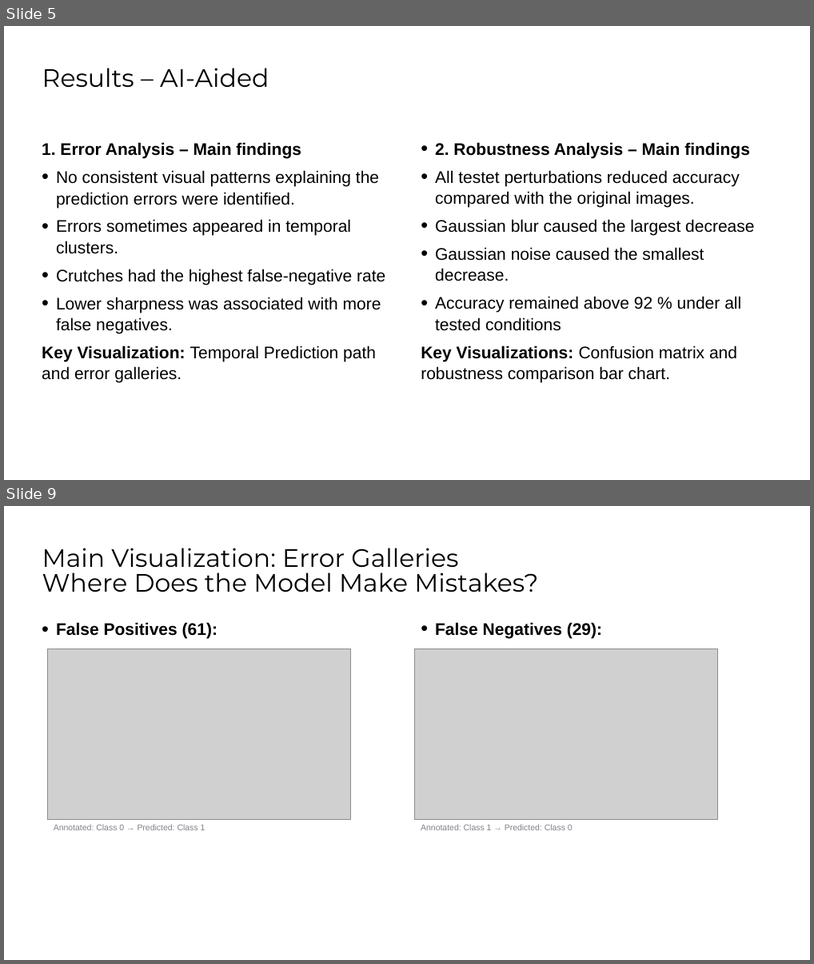
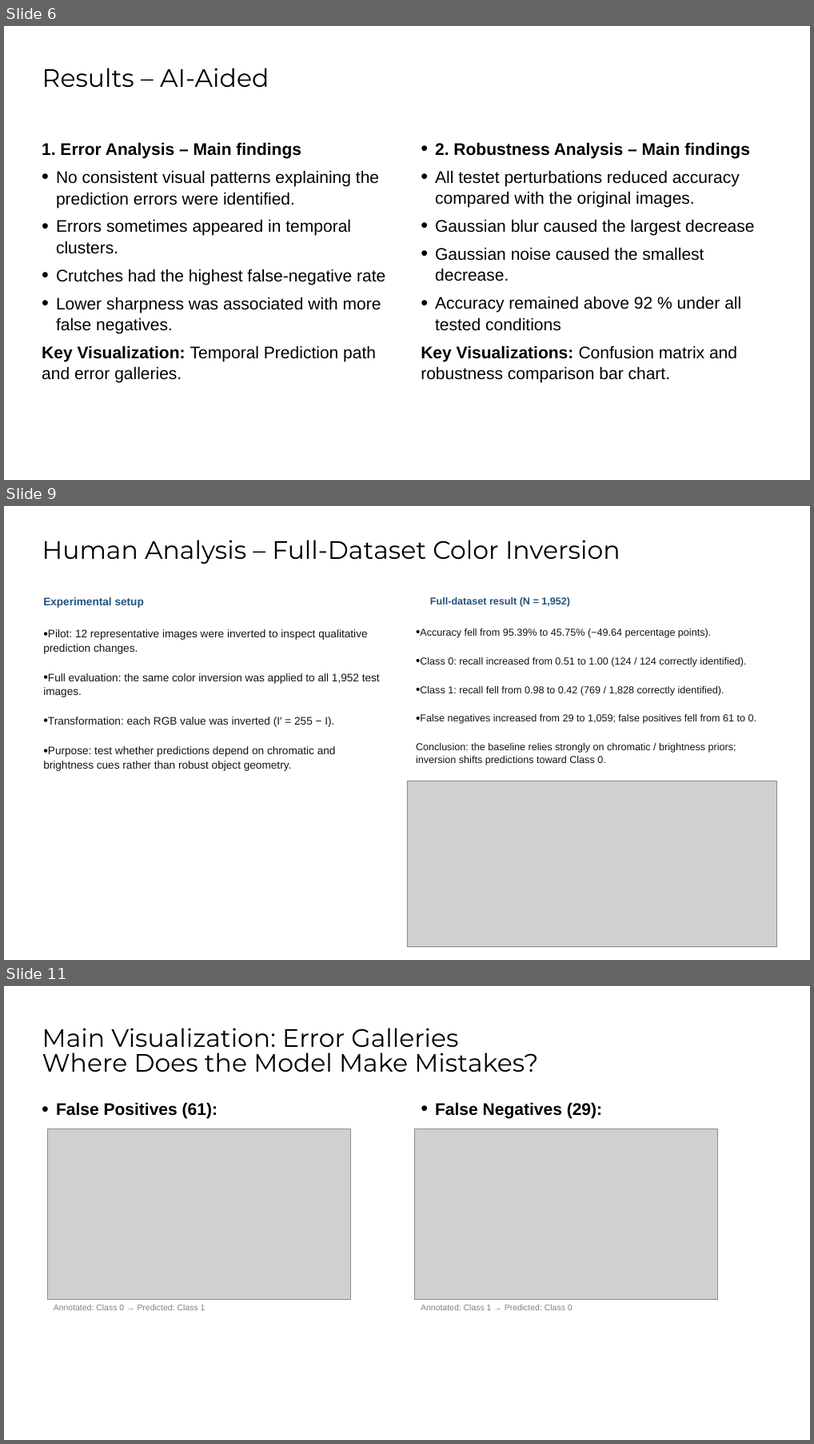
Before and after one commit to Prajothis/mobility-aids-resnet50, a slide deck: Phase1_midterm.pptx. Shown one above the other, each under a label of ours: slides 5 and 9 before the commit, slides 6, 9 and 11 after it; the slides between them are not shown. The pictures are 814x964 and 814x1444 pixels, drawn with LibreOffice and Linux fonts; fonts in the diff are those of the drawing; grey boxes stand for pictures; background and template pictures are left out. Boxes give left, top, right and bottom in pixels: in the first picture for what was removed or moved away, otherwise in the second. Text is boxed around its words. In the diff, an @@ line names an element or a change of style, - is before the commit and + after.

```diff
--- a/Phase1_midterm.pptx
+++ b/Phase1_midterm.pptx
@@ slide 9 added at (4, 506, 810, 960), background #FFFFFF @@
@@ title added at (42, 540, 621, 564), 30 pt, text #000000 @@
+Human Analysis – Full-Dataset Color Inversion
@@ text added at (43, 597, 380, 771), 13 pt, text #141414 @@
+Experimental setup
+• Pilot: 12 representative images were inverted to inspect qualitative prediction changes.
+• Full evaluation: the same color inversion was applied to all 1,952 test images.
+• Transformation: each RGB value was inverted (I′ = 255 − I).
+• Purpose: test whether predictions depend on chromatic and brightness cues rather than robust object geometry.
@@ text added at (416, 596, 757, 765), 12 pt, text #141414 @@
+Full-dataset result (N = 1,952)
+• Accuracy fell from 95.39% to 45.75% (−49.64 percentage points).
+• Class 0: recall increased from 0.51 to 1.00 (124 / 124 correctly identified).
+• Class 1: recall fell from 0.98 to 0.42 (769 / 1,828 correctly identified).
+• False negatives increased from 29 to 1,059; false positives fell from 61 to 0.
+Conclusion: the baseline relies strongly on chromatic / brightness priors; inversion shifts predictions toward Class 0.
@@ picture added at (407, 780, 778, 947) @@
@@ what was slide 5 is now slide 6 @@
@@ what was slide 9 is now slide 11 @@
```
Also in this commit, not shown: 3 other slides added, 2 slides removed.
